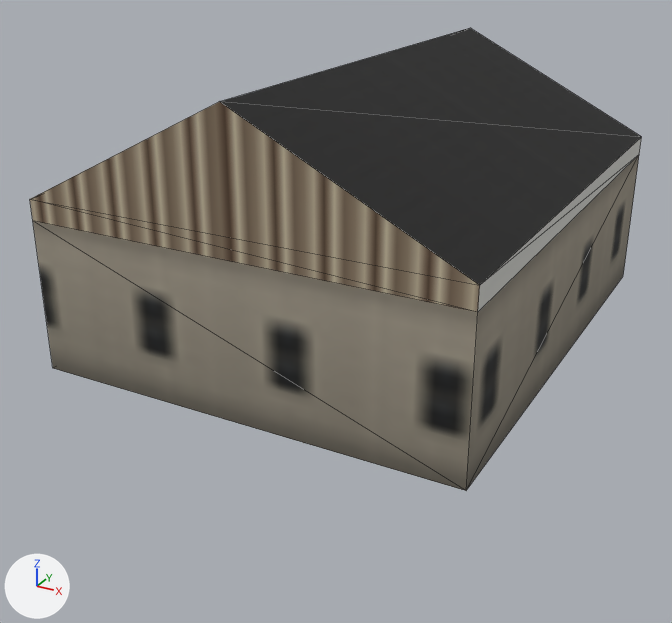
Before and after pictures for a commit that changed the glTF model assets/coronado_kit/buildings/houses/craftsman_stucco/house_craftsman_stucco_far.glb.
Both versions are drawn from a camera (50 mm lens) standing at (9.73, -19.45, 9.68) and looking at (0.37, -2.43, 1.17). Every picture has the same lights, and +X, +Y and +Z are marked at lower left. The older version comes first. Mesh edges are drawn as thin lines. Vertices at exactly the same position are counted once.

Before the edit, the objects in view are built like this:
```python
mat_bld_far = bpy.data.materials.new('bld_far')
mat_bld_far.use_nodes = True; mat_bld_far.node_tree.nodes.clear()
_N = mat_bld_far.node_tree.nodes; _L = mat_bld_far.node_tree.links
n0 = _N.new('ShaderNodeBsdfPrincipled'); n0.name = 'Principled BSDF'
n0.inputs[2].default_value = 0.9  # 'Roughness'
n1 = _N.new('ShaderNodeOutputMaterial'); n1.name = 'Material Output'
n2 = _N.new('ShaderNodeMix'); n2.name = 'Mix'
n2.data_type = 'RGBA'
n2.blend_type = 'MULTIPLY'
n2.inputs[0].default_value = 1.0  # 'Factor'
n3 = _N.new('ShaderNodeVertexColor'); n3.name = 'Color Attribute'
n4 = _N.new('ShaderNodeTexImage'); n4.name = 'Image Texture'
n4.image = img_far_color_png
_L.new(n0.outputs[0], n1.inputs[0])  # 'BSDF' to 'Surface'
_L.new(n2.outputs[2], n0.inputs[0])  # 'Result' to 'Base Color'
_L.new(n3.outputs[0], n2.inputs[7])  # 'Color' to 'B'
_L.new(n4.outputs[0], n2.inputs[6])  # 'Color' to 'A'
me_house_craftsman_stucco_far = bpy.data.meshes.new('house_craftsman_stucco_far')
me_house_craftsman_stucco_far.from_pydata(...)  # 14 vertices, 22 faces; spans x -5.0..5.0, y -6.0..6.0, z 0.0..6.48
me_house_craftsman_stucco_far.materials.append(mat_bld_far)
ob_house_craftsman_stucco_far = bpy.data.objects.new('house_craftsman_stucco_far', me_house_craftsman_stucco_far)
ob_house_craftsman_stucco_far.location = (0.0, 0.0, 0.0)
```
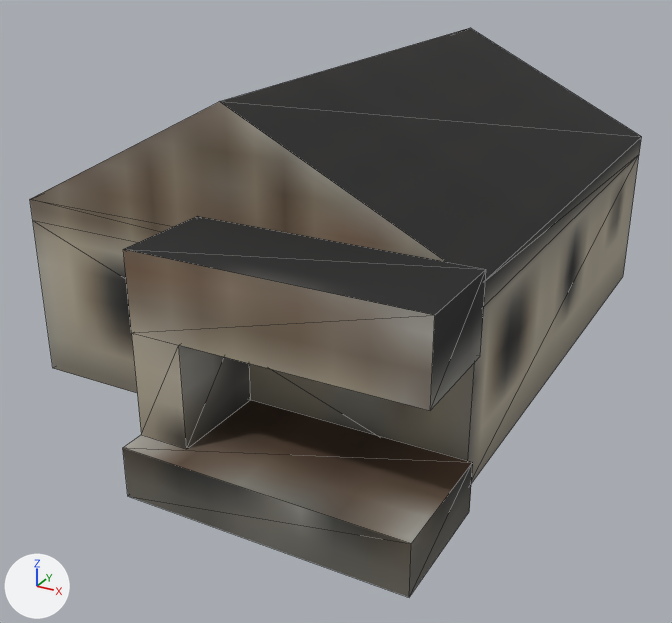
Boxes (x1, y1, x2, y2) around the edits, measured in the pictures (672 x 623 px):
'house_craftsman_stucco_far', surface changed, reshaped (23% taller)
    before: (30, 28, 642, 491)
    after: (30, 28, 642, 597)
part 1 of me_house_craftsman_stucco_far, added
    after: (123, 216, 486, 597)
part 2 of me_house_craftsman_stucco_far, surface changed
    before: (30, 100, 642, 491)
    after: (30, 100, 642, 483)
part 3 of me_house_craftsman_stucco_far, recoloured
    before: (30, 102, 642, 491)
    after: (30, 102, 642, 483)

The change, as a list of edits to the scene's bpy script:
```text
Add img_bld_lod_color_png:
    img_bld_lod_color_png = load_image('bld_lod_color.png', '../../../textures/bld_lod_color.png', 2048, 2048, 'sRGB')
Change mat_bld_far:
    where n0 = _N.new('ShaderNodeBsdfPrincipled'); n0.name = 'Principled BSDF'
    n0.inputs[2].default_value: 0.9 -> 0.85  # 'Roughness'
    where n4 = _N.new('ShaderNodeTexImage'); n4.name = 'Image Texture'
    n4.image: img_far_color_png -> img_bld_lod_color_png
    add n4.extension = 'EXTEND'
Change me_house_craftsman_stucco_far:
    used by ob_house_craftsman_stucco_far; location = (0.0, 0.0, 0.0)
    remove me_house_craftsman_stucco_far.from_pydata(...)  # 14 vertices, 22 faces; spans x -5.0..5.0, y -6.0..6.0, z 0.0..6.48
    add me_house_craftsman_stucco_far.from_pydata(...)  # 35 vertices, 52 faces; spans x -5.0..5.28, y -9.05..6.0, z 0.0..6.48
    me_house_craftsman_stucco_far part 1: a new loose piece of 21 vertices spanning x -0.22..5.28, y -9.05..-6.55, z 0.0..4.5, in mat_bld_far
    me_house_craftsman_stucco_far part 2: 22 kept faces spanning x -5.0..5.0, y -6.0..6.0, z 0.0..6.48 get new texture (UV) coordinates
    me_house_craftsman_stucco_far part 3: 16 kept faces spanning x -5.0..5.0, y -6.0..6.0, z 0.0..6.48 get new vertex colours
```
